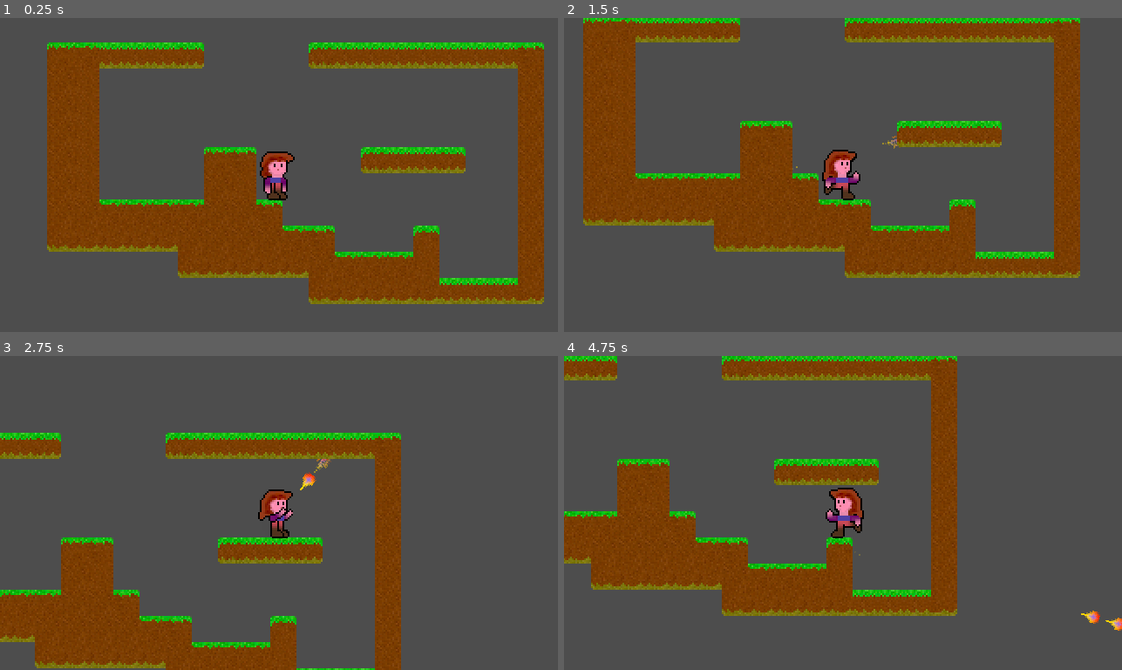
Above: before the commit, frames 1-4 (two rows, left to right).
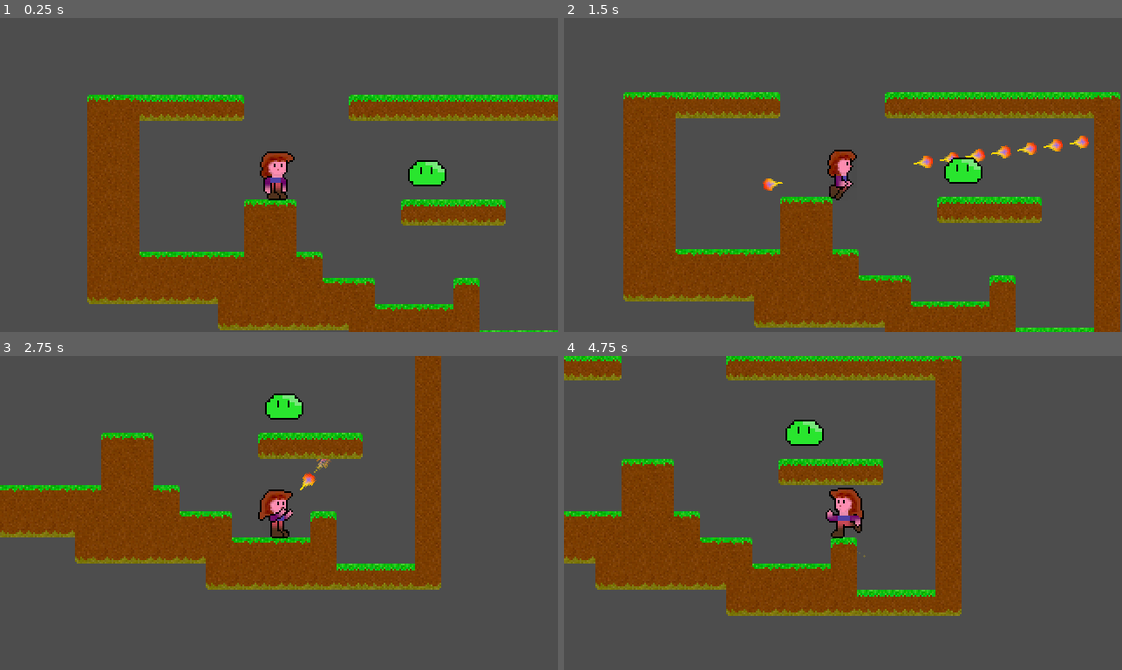
Above: after the commit, the same moments.

Repository: Teaching-myself-Godot/godot-zelia
Game: Godot game, scene res://world.tscn
Same seed, same stepped clock (60 frames per second), same inputs: the game is played once before the commit and once after it.
Inputs (mouse positions are in pixels of both pictures, inside the frame that each line leads up to):
- Up to frame 1 (0.25 s): no input
- Up to frame 2 (1.5 s): tap Enter at 0.5 s; move the mouse to (965, 159) at 0.52 s; press the mouse at (965, 159) at 0.53 s; hold D (Run right) from 0.53 s (still down); tap W (Jump) at 0.77 s; move the mouse to (731, 190) at 1.27 s; release the mouse at (731, 190) at 1.28 s; click (731, 190) at 1.35 s
- Up to frame 3 (2.75 s): tap W (Jump) at 1.52 s; move the mouse to (334, 443) at 2.02 s; release D (Run right) at 2.03 s; press the mouse at (334, 443) at 2.03 s; hold A (Run left) from 2.03 s (still down)
- Up to frame 4 (4.75 s): move the mouse to (815, 575) at 2.77 s; release A (Run left) at 2.78 s; release the mouse at (815, 575) at 2.78 s; hold D (Run right) 2.78-4.28 s; click (815, 575) at 2.85 s; tap W (Jump) at 3.02, 3.77, 4.52 s; move the mouse to (1010, 560) at 3.52 s; press the mouse at (1010, 560) at 3.53 s; move the mouse to (675, 465) at 4.27 s; release the mouse at (675, 465) at 4.28 s; hold A (Run left) from 4.28 s (still down); click (675, 465) at 4.35 s

The runs differ from the first frame. In frame 1, 43% of the frame differs, in the area x 8-100%, y 7-100%; in frame 2, 53%, in the area x 3-100%, y 0-100%; in frame 3, 34%; in frame 4, 5.6%.

Commit message:
removes resize_handler autoload.

Diff:
--- a/project.godot
+++ b/project.godot
@@ -18,7 +18,6 @@
 [autoload]
 
 TextureRenditions="*res://texture_renditions.gd"
-ResizeHandler="res://resize_handler.gd"
 
 [display]
 
--- a/world.tscn
+++ b/world.tscn
@@ -1,9 +1,10 @@
-[gd_scene load_steps=7 format=3 uid="uid://7ccsjx3fean8"]
+[gd_scene load_steps=8 format=3 uid="uid://7ccsjx3fean8"]
 
 [ext_resource type="Texture2D" uid="uid://cd163dlcpxdpl" path="res://surface_maps/grass-and-dirt/1.png" id="1_4u2ns"]
 [ext_resource type="Script" path="res://world.gd" id="2_2uu0c"]
 [ext_resource type="PackedScene" uid="uid://bu64mps4ovkil" path="res://player/player.tscn" id="2_y13bk"]
 [ext_resource type="PackedScene" uid="uid://dcgkj8bxgw1e3" path="res://projectiles/fireball/fireball.tscn" id="3_5atjg"]
+[ext_resource type="PackedScene" uid="uid://6d4nnla3f1jq" path="res://monsters/slime/slime.tscn" id="5_qggun"]
 
 [sub_resource type="TileSetAtlasSource" id="TileSetAtlasSource_plf1x"]
 resource_name = "grass-and-dirt"
@@ -156,9 +157,12 @@
 script = ExtResource("2_2uu0c")
 
 [node name="Player" parent="." instance=ExtResource("2_y13bk")]
-position = Vector2(133, 44)
+position = Vector2(110, 44)
 
 [node name="Fireball" parent="." instance=ExtResource("3_5atjg")]
 visible = false
 
+[node name="Slime" parent="." instance=ExtResource("5_qggun")]
+position = Vector2(195, 43)
+
 [connection signal="cast_projectile" from="Player" to="." method="_on_player_cast_projectile"]
